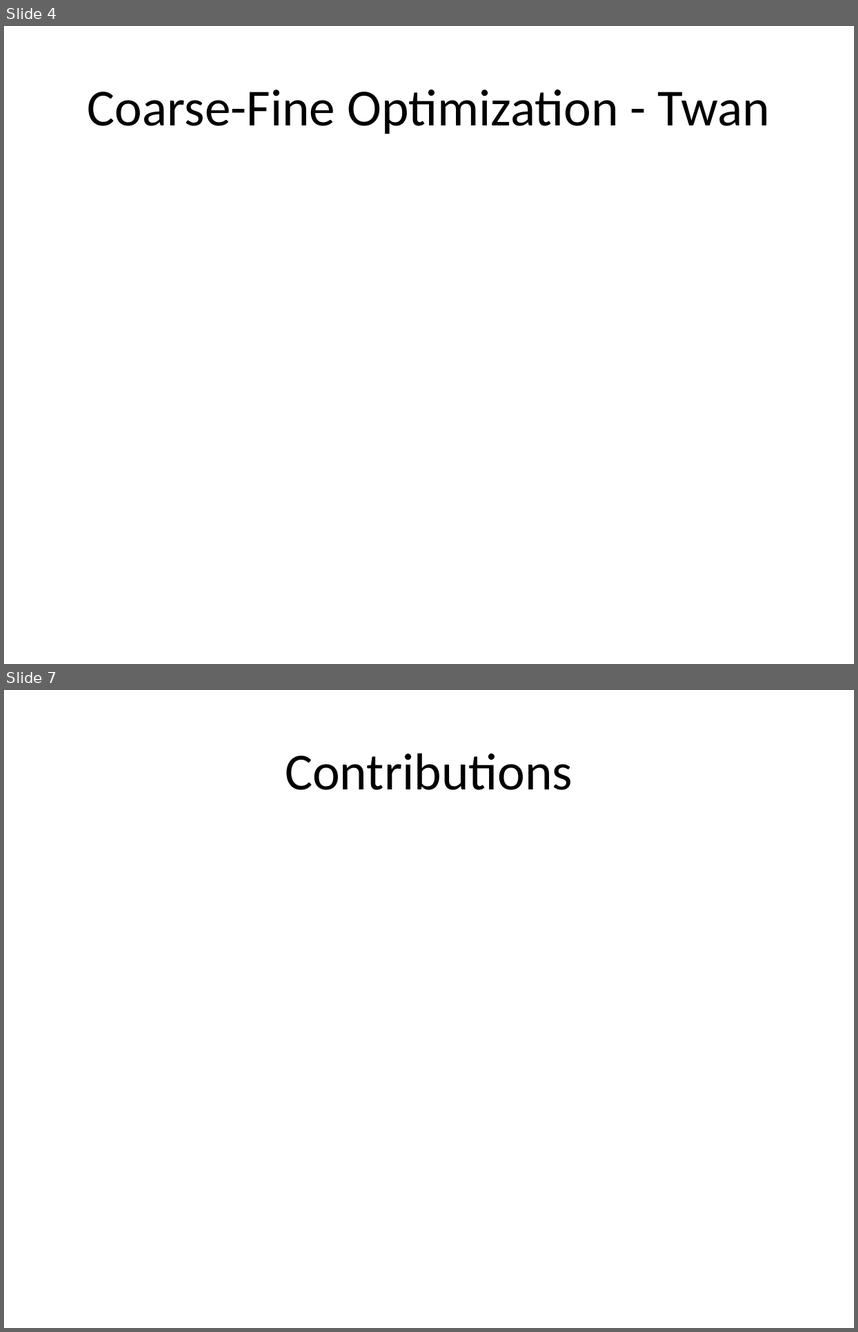
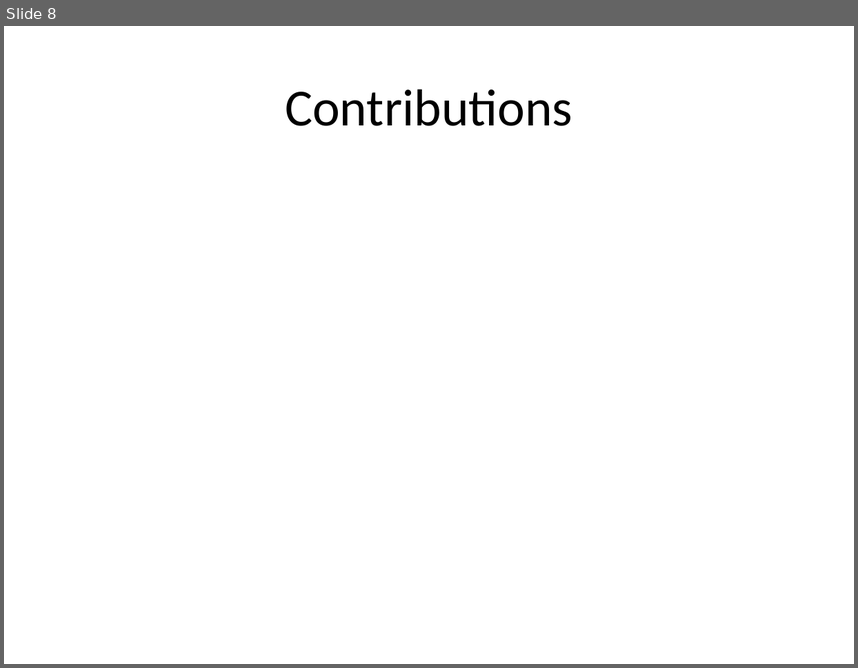
Before and after one commit to tkoolen/6869-project, a slide deck: presentation.pptx. Shown one above the other, each under a label of ours: slides 4 and 7 before the commit, slide 8 after it; the slides between them are not shown. The pictures are 858x1332 and 858x668 pixels, drawn with LibreOffice and Linux fonts; fonts in the diff are those of the drawing. Boxes give left, top, right and bottom in pixels: in the first picture for what was removed or moved away, otherwise in the second. Text is boxed around its words. In the diff, an @@ line names an element or a change of style, - is before the commit and + after.

```diff
--- a/presentation.pptx
+++ b/presentation.pptx
@@ slide 4 removed at <box>4,26,854,664</box>, background #FFFFFF @@
@@ title removed at <box>87,89,770,134</box> @@
-Coarse-Fine Optimization - Twan
@@ what was slide 7 is now slide 8 @@
```
Also in this commit, not shown: 3 slides changed, 4 slides added, 2 other slides removed.
